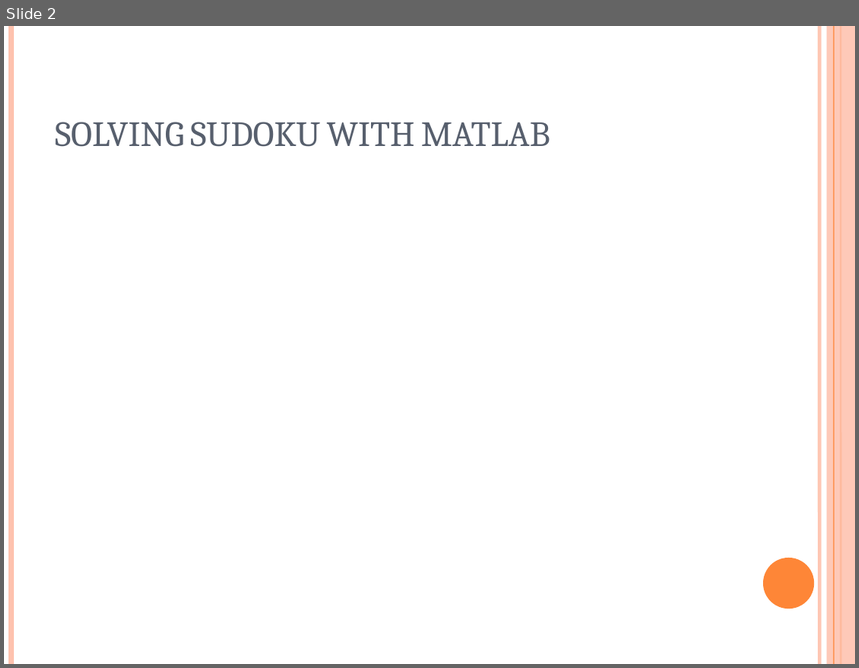
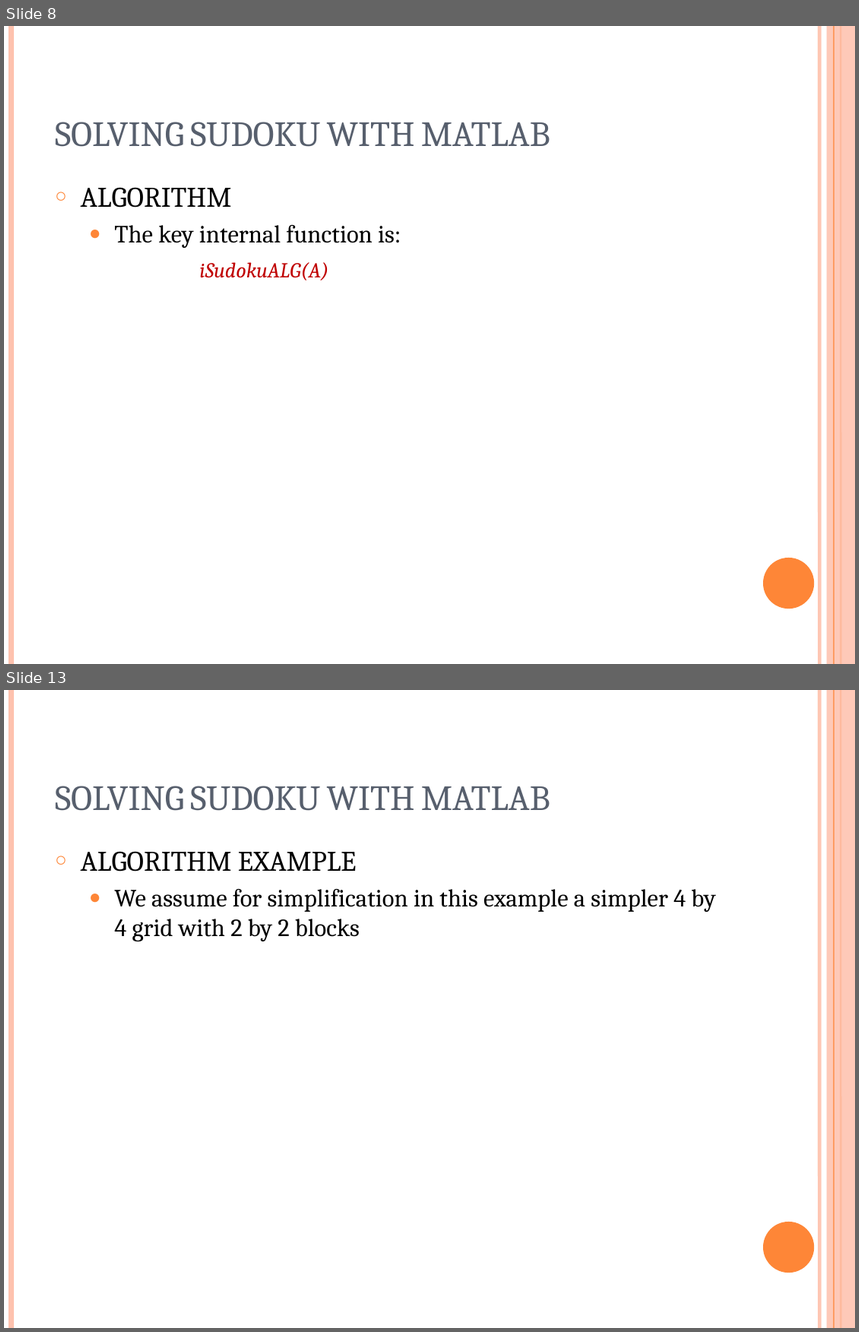
Before and after one commit to VivekVeeri/i-sudoku-matlab, a slide deck: doc/SOLVING SUDOKU WITH MATLAB.pptx. Shown one above the other, each under a label of ours: slide 2 before the commit, slides 8 and 13 after it; the slides between them are not shown. The pictures are 859x668 and 859x1332 pixels, drawn with LibreOffice and Linux fonts; fonts in the diff are those of the drawing. Boxes give left, top, right and bottom in pixels: in the first picture for what was removed or moved away, otherwise in the second. Text is boxed around its words. In the diff, an @@ line names an element or a change of style, - is before the commit and + after.

```diff
--- a/doc/SOLVING SUDOKU WITH MATLAB.pptx
+++ b/doc/SOLVING SUDOKU WITH MATLAB.pptx
@@ slide 13 added at (4,690,855,1328), background #FFFFFF; not listed: 6 template elements that a slide beside it also shows @@
@@ title added at (55,786,550,811), 30 pt, text #575F6D, small capitals @@
+SOLVING SUDOKU WITH MATLAB
@@ text added at (81,851,715,942), 21 pt, text #000000 @@
+○ ALGORITHM EXAMPLE
+  ● We assume for simplification in this example a simpler 4 by 4 grid with 2 by 2 blocks
@@ what was slide 2 is now slide 8 @@
@@ slide 8 changed as well @@
@@ text added at (81,187,401,281), 21 pt, text #000000 @@
+○ ALGORITHM
+  ● The key internal function is:
+  iSudokuALG(A)
```
Also in this commit, not shown: 1 other slide changed, 18 other slides added, 1 other file.
